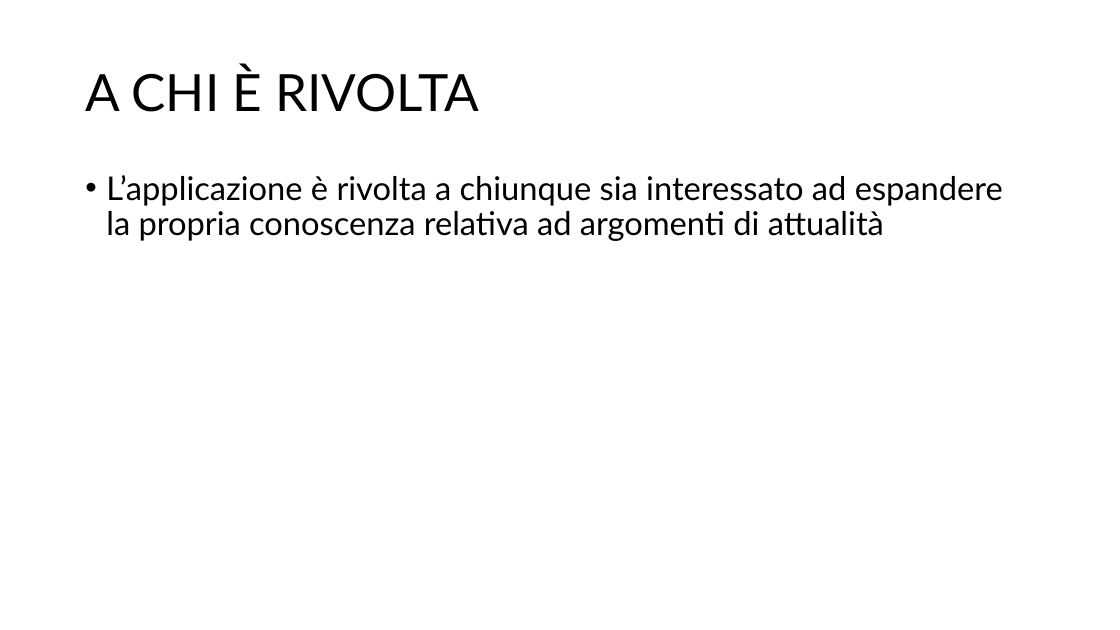
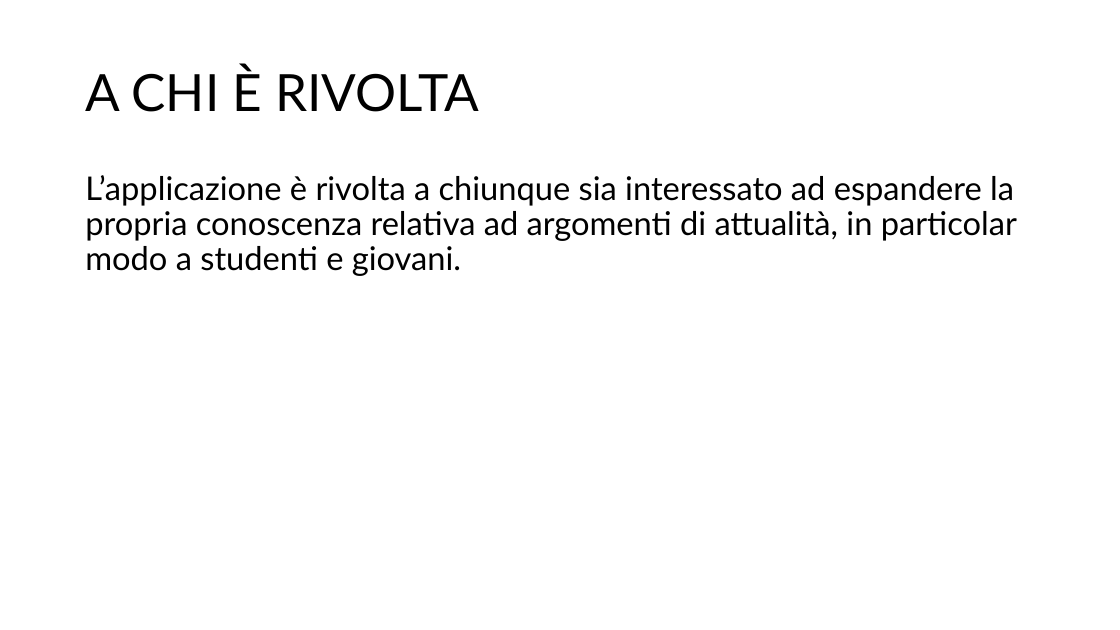
Before and after one commit to carraraFederico/TEDxLearn_ProgettoCloudMobile_2024, a slide deck: slide 4 of TEDxLearn.pptx. Drawn at 1120x630 pixels with LibreOffice and Linux fonts; fonts in the diff are those of the drawing. Boxes give left, top, right and bottom in pixels: in the first picture for what was removed or moved away, otherwise in the second. Text is boxed around its words. In the diff, an @@ line names an element or a change of style, - is before the commit and + after.

```diff
--- a/TEDxLearn.pptx
+++ b/TEDxLearn.pptx
@@ text at (85, 175, 1017, 276): text changed @@
-• L’applicazione è rivolta a chiunque sia interessato ad espandere la propria conoscenza relativa ad argomenti di attualità
+L’applicazione è rivolta a chiunque sia interessato ad espandere la propria conoscenza relativa ad argomenti di attualità, in particolar modo a studenti e giovani.
```
Also in this commit, not shown: 1 other slide changed.
